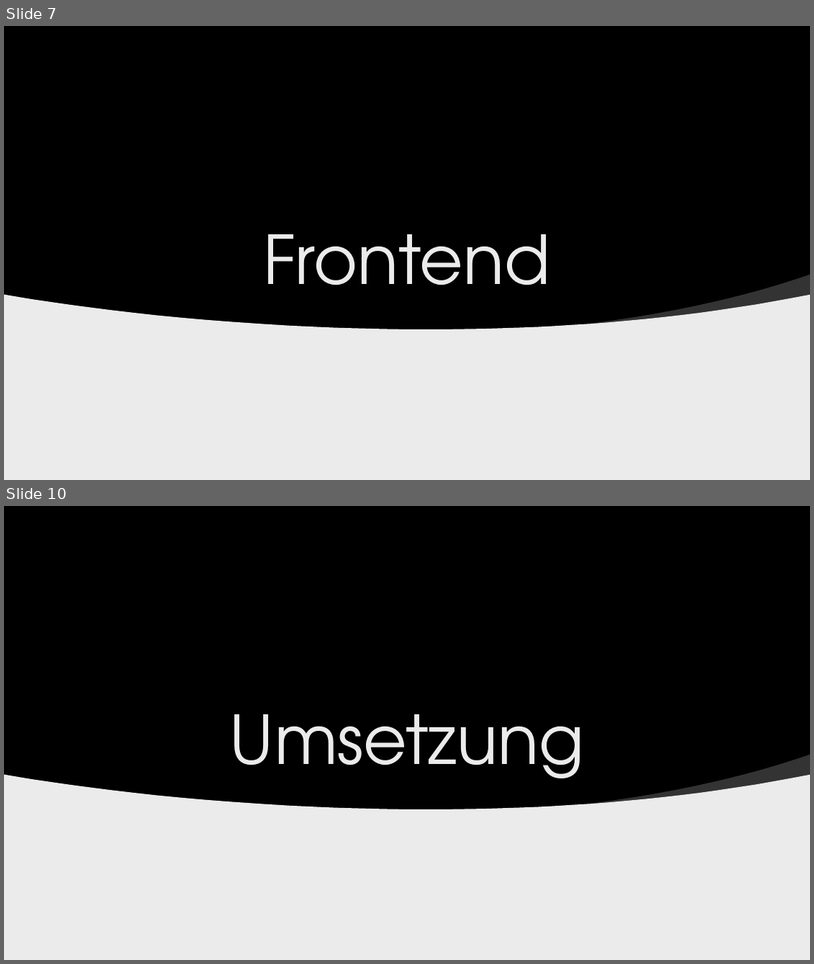
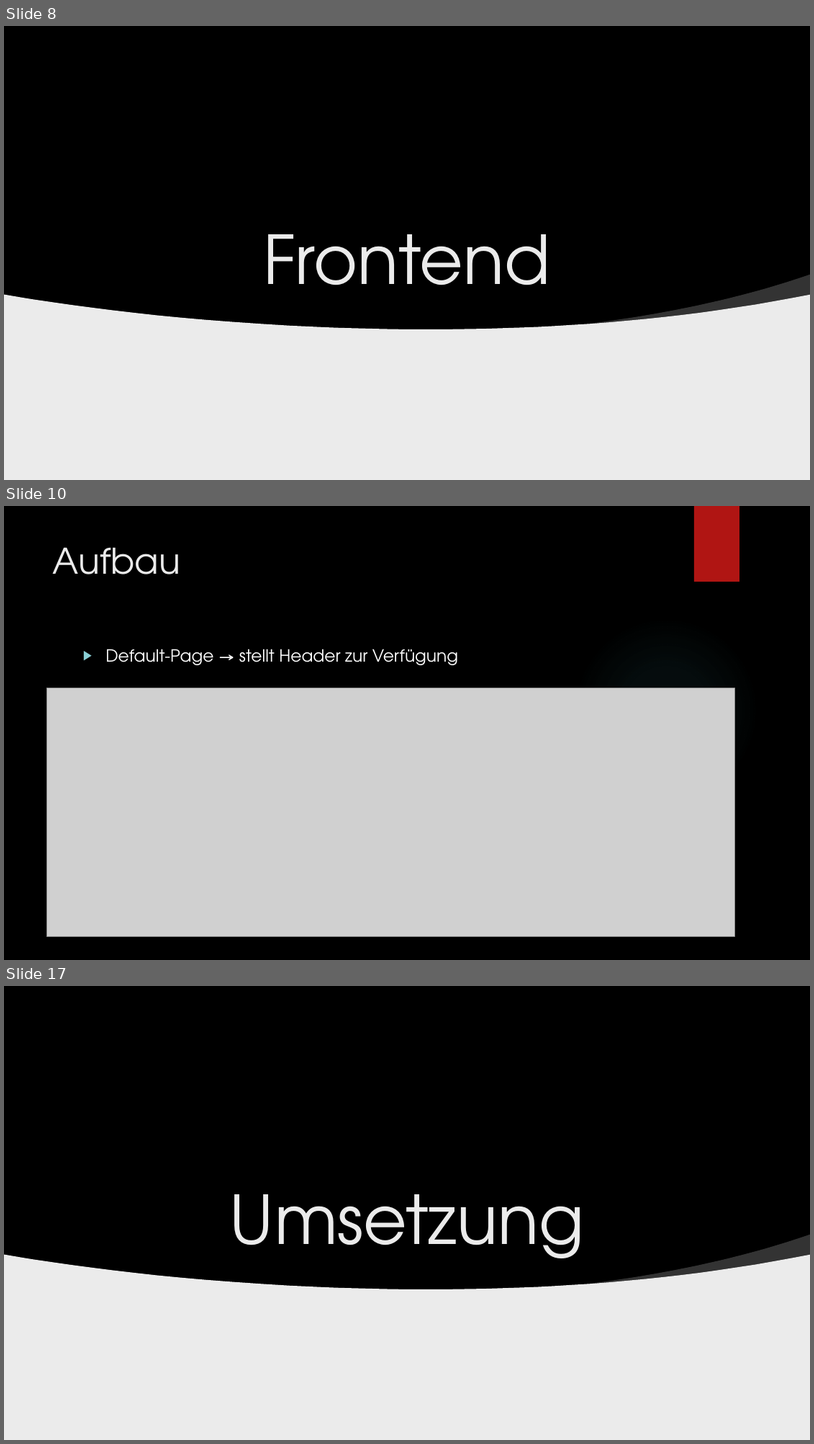
Before and after one commit to der10pm/gca, a slide deck: GCA_Abschlusspraesi_Szablewski_Linnenbaum.pptx. Shown one above the other, each under a label of ours: slides 7 and 10 before the commit, slides 8, 10 and 17 after it; the slides between them are not shown. The pictures are 814x964 and 814x1444 pixels, drawn with LibreOffice and Linux fonts; fonts in the diff are those of the drawing; grey boxes stand for pictures; background and template pictures are left out. Boxes give left, top, right and bottom in pixels: in the first picture for what was removed or moved away, otherwise in the second. Text is boxed around its words. In the diff, an @@ line names an element or a change of style, - is before the commit and + after.

```diff
--- a/GCA_Abschlusspraesi_Szablewski_Linnenbaum.pptx
+++ b/GCA_Abschlusspraesi_Szablewski_Linnenbaum.pptx
@@ slide 10 added at (x1=4, y1=506, x2=810, y2=960), background picture (left out) @@
@@ rectangle added at (x1=694, y1=506, x2=740, y2=582), fill #B01513 @@
@@ title added at (x1=53, y1=547, x2=180, y2=574), 42 pt, text #EBEBEB @@
+Aufbau
@@ ellipse added at (x1=574, y1=617, x2=759, y2=803), fill gradient #50B9C1 @@
@@ text added at (x1=106, y1=649, x2=458, y2=665), 20 pt, text #FFFFFF @@
+▶ Default-Page → stellt Header zur Verfügung
@@ picture added at (x1=47, y1=687, x2=736, y2=936) @@
@@ what was slide 7 is now slide 8 @@
@@ what was slide 10 is now slide 17 @@
```
Also in this commit, not shown: 6 slides changed, 15 other slides added, 5 slides removed.
